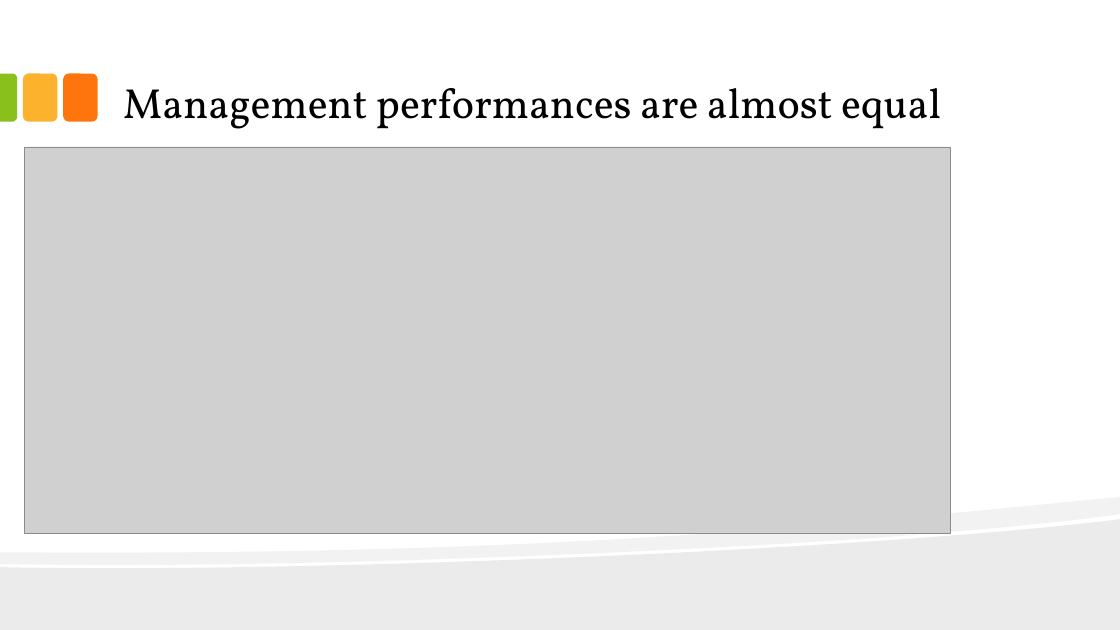
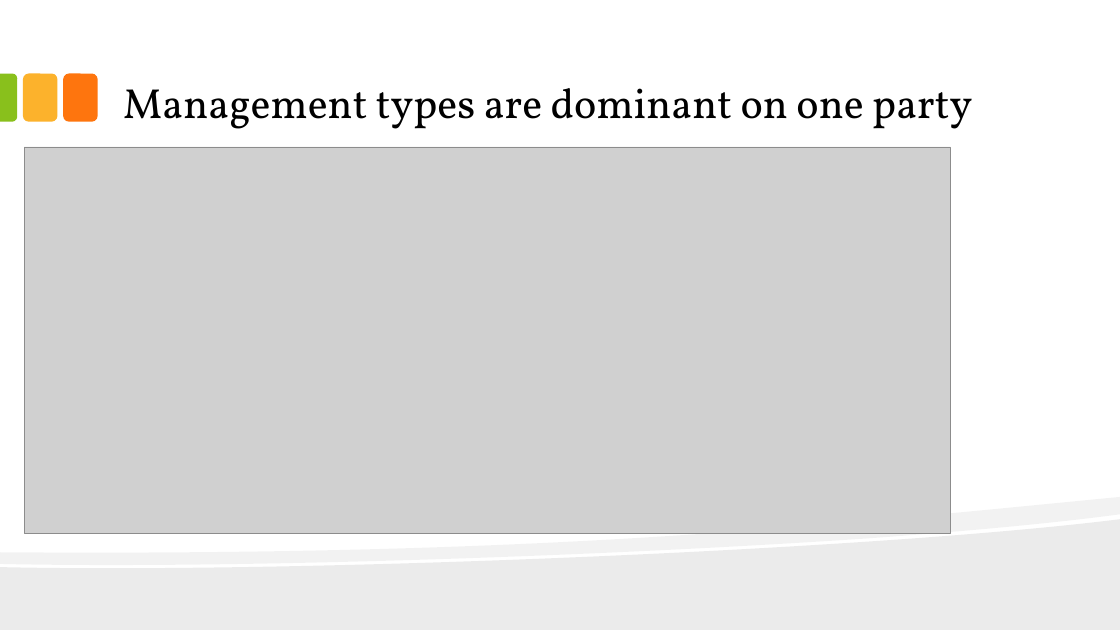
Before and after one commit to dennislamcv1/UCDAVISSQL, a slide deck: slide 11 of SQL for Data Science Capstone Project/Waterpump.pptx. Drawn at 1120x630 pixels with LibreOffice and Linux fonts; fonts in the diff are those of the drawing; grey boxes stand for pictures. Boxes give left, top, right and bottom in pixels: in the first picture for what was removed or moved away, otherwise in the second. Text is boxed around its words. In the diff, an @@ line names an element or a change of style, - is before the commit and + after.

```diff
--- a/SQL for Data Science Capstone Project/Waterpump.pptx
+++ b/SQL for Data Science Capstone Project/Waterpump.pptx
@@ title at (x1=123, y1=88, x2=972, y2=129): text changed @@
-Management performances are almost equal
+Management types are dominant on one party
```
Also in this commit, not shown: 9 other slides changed, 1 other file.
